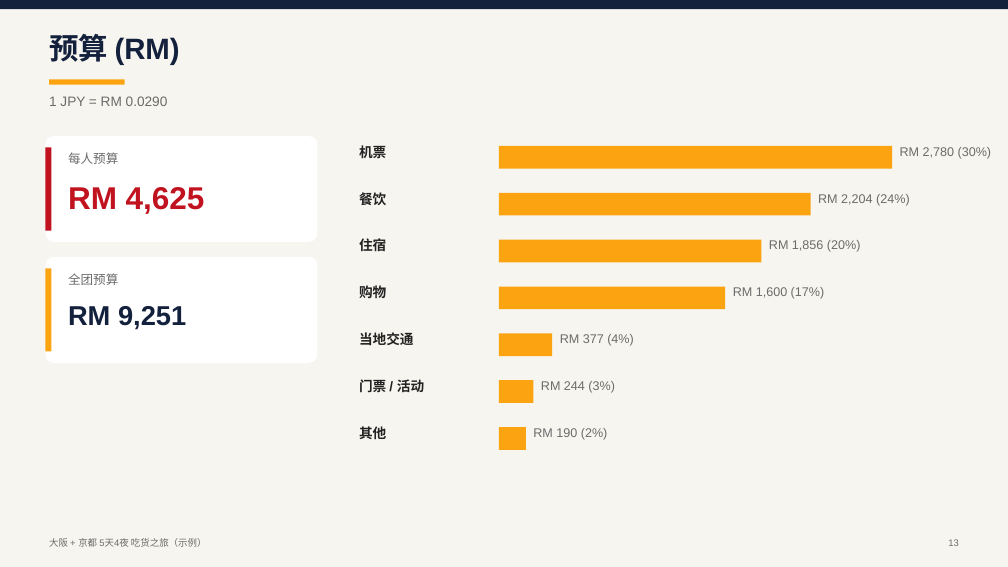
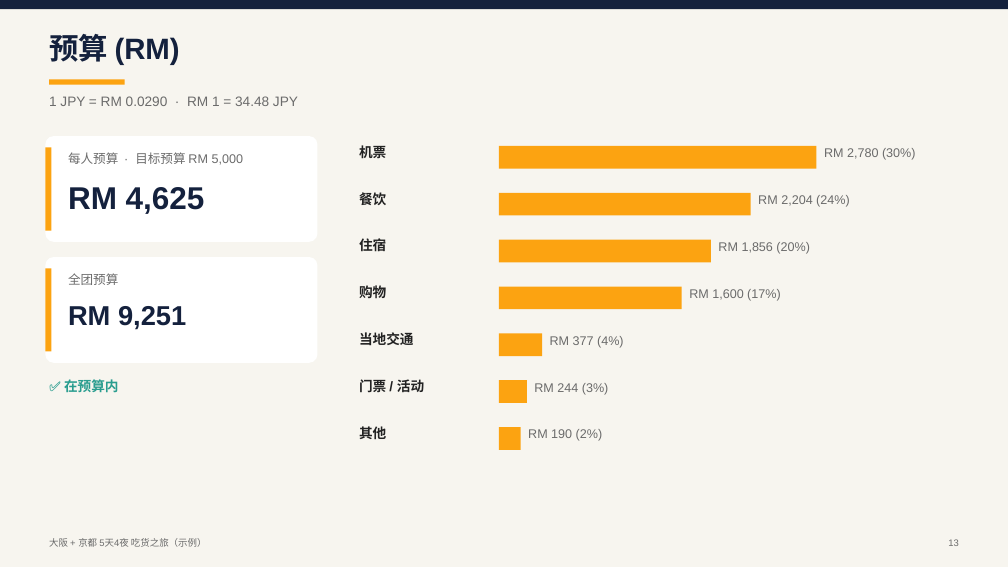
Before and after one commit to willietengg/malaysian-travel, a slide deck: slide 13 of examples/大阪京都5天4夜-示例.pptx. Drawn at 1008x567 pixels with LibreOffice and Linux fonts; fonts in the diff are those of the drawing. Boxes give left, top, right and bottom in pixels: in the first picture for what was removed or moved away, otherwise in the second. Text is boxed around its words. In the diff, an @@ line names an element or a change of style, - is before the commit and + after.

```diff
--- a/examples/大阪京都5天4夜-示例.pptx
+++ b/examples/大阪京都5天4夜-示例.pptx
@@ text at (x1=49, y1=96, x2=298, y2=106): text changed @@
-1 JPY = RM 0.0290
+1 JPY = RM 0.0290 · RM 1 = 34.48 JPY
@@ rectangle at (x1=45, y1=147, x2=51, y2=231): fill #C1121F to #FCA311 @@
@@ rectangle resized from (x1=499, y1=146, x2=892, y2=169) to (x1=499, y1=146, x2=817, y2=169) @@
@@ text "RM 2,780 (30%)" moved from (x1=900, y1=147, x2=992, y2=159) to (x1=824, y1=148, x2=916, y2=160) @@
@@ text "RM 4,625" at (x1=68, y1=187, x2=205, y2=214): text colour #C1121F to #14213D @@
@@ text at (x1=68, y1=152, x2=243, y2=165): text changed @@
-每人预算
+每人预算 · 目标预算 RM 5,000
@@ rectangle resized from (x1=499, y1=193, x2=811, y2=216) to (x1=499, y1=193, x2=751, y2=216) @@
@@ text "RM 2,204 (24%)" moved from (x1=818, y1=194, x2=910, y2=206) to (x1=758, y1=195, x2=850, y2=207) @@
@@ text "RM 1,856 (20%)" moved from (x1=769, y1=240, x2=861, y2=252) to (x1=718, y1=242, x2=810, y2=254) @@
@@ rectangle resized from (x1=499, y1=240, x2=761, y2=262) to (x1=499, y1=240, x2=711, y2=262) @@
@@ rectangle resized from (x1=499, y1=287, x2=725, y2=309) to (x1=499, y1=287, x2=682, y2=309) @@
@@ text "RM 1,600 (17%)" moved from (x1=733, y1=287, x2=825, y2=299) to (x1=689, y1=289, x2=781, y2=301) @@
@@ text "RM 377 (4%)" moved from (x1=560, y1=334, x2=634, y2=346) to (x1=550, y1=336, x2=624, y2=348) @@
@@ rectangle resized from (x1=499, y1=333, x2=553, y2=356) to (x1=499, y1=333, x2=542, y2=356) @@
@@ text added at (x1=64, y1=379, x2=119, y2=392), 13 pt, text #2A9D8F, bold @@
+✅ 在预算内
@@ rectangle resized from (x1=499, y1=380, x2=534, y2=403) to (x1=499, y1=380, x2=527, y2=403) @@
@@ text "RM 244 (3%)" moved from (x1=541, y1=381, x2=615, y2=393) to (x1=534, y1=383, x2=609, y2=395) @@
@@ rectangle resized from (x1=499, y1=427, x2=526, y2=450) to (x1=499, y1=427, x2=521, y2=450) @@
@@ text "RM 190 (2%)" moved from (x1=533, y1=428, x2=608, y2=440) to (x1=528, y1=429, x2=603, y2=441) @@
```
Also in this commit, not shown: 10 other slides changed, 1 slide removed, 24 other files.
